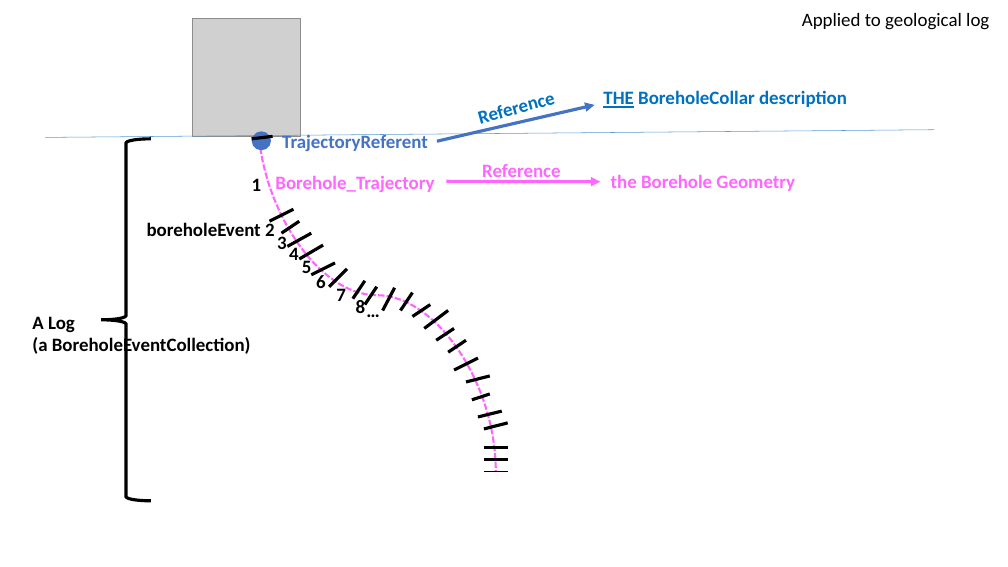
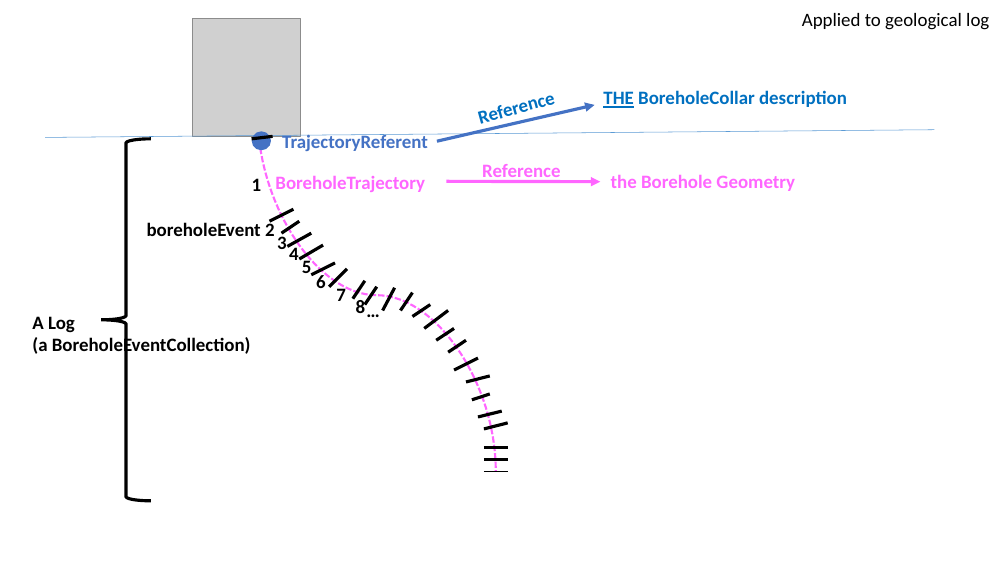
Before and after one commit to opengeospatial/boreholeie, a slide deck: slide 11 of Vocabulary/LinearReferencing.pptx (slide 10 before the commit). Drawn at 1008x567 pixels with LibreOffice and Linux fonts; fonts in the diff are those of the drawing; grey boxes stand for pictures. Boxes give left, top, right and bottom in pixels: in the first picture for what was removed or moved away, otherwise in the second. Text is boxed around its words. In the diff, an @@ line names an element or a change of style, - is before the commit and + after.

```diff
--- a/Vocabulary/LinearReferencing.pptx
+++ b/Vocabulary/LinearReferencing.pptx
@@ text at [275,175,425,192]: text changed @@
-Borehole_Trajectory
+BoreholeTrajectory
```
Also in this commit, not shown: 6 other slides changed, 6 slides added, 2 other files.
